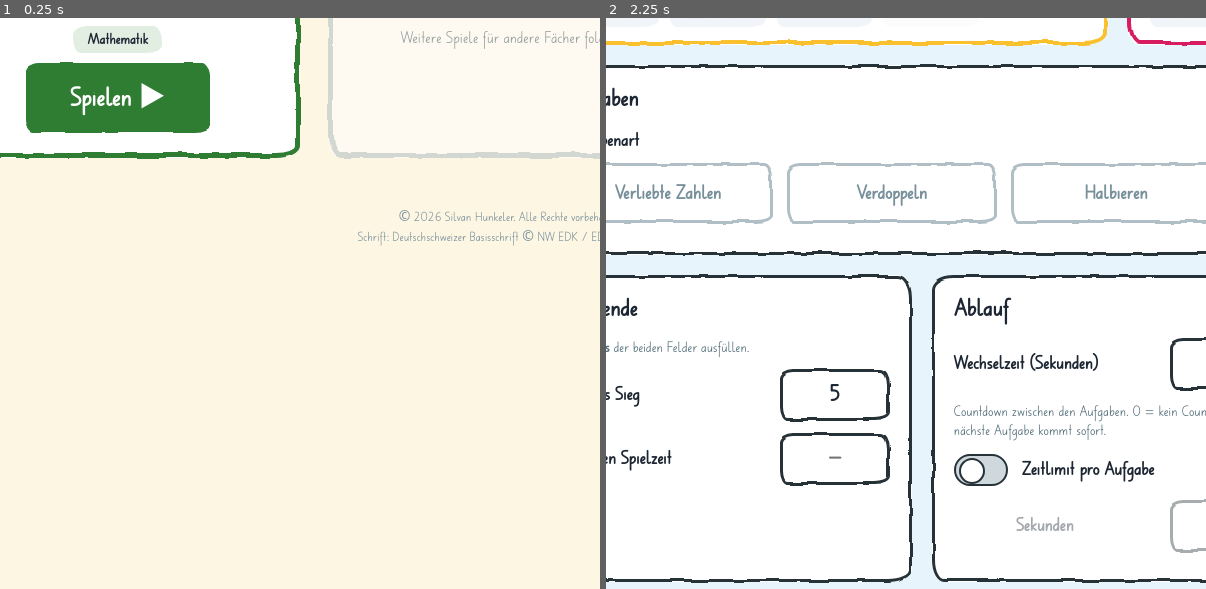
Above: before the commit, frames 1-2 (left to right).
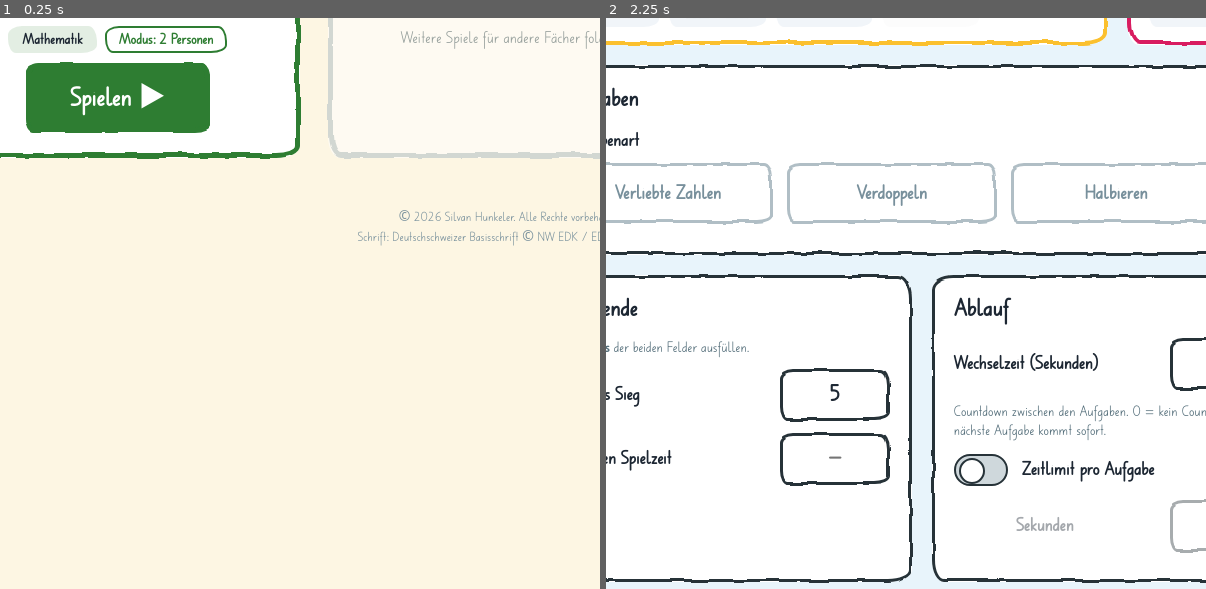
Above: after the commit, the same moments.

Repository: GitSile/frau-bopparts-tafelspiele
Game: browser game, page index.html
Same seed, same stepped clock (60 frames per second), same inputs: the game is played once before the commit and once after it.
Inputs:
- Up to frame 1 (0.25 s): no input
- Up to frame 2 (2.25 s): click "Mathe-Fussball Mathematik Spi…" (after the commit: "Mathe-Fussball Mathematik Mod…") at 2.02 s
The pictures show only the part of the screen within x 7-57%, y 39-89%; the shares and areas given below are measured in that part.

The runs differ from the first frame. In frame 1, 1.2% of the frame differs, in the area x 1-38%, y 1-7%; in frame 2, nothing differs.

Commit message:
Startseite: Hinweis-Kachel "Modus: 2 Personen" bei Mathe-Fussball
Co-Authored-By: Claude Opus 5.5 <noreply@anthropic.com>

Diff:
--- a/index.html
+++ b/index.html
@@ -35,7 +35,9 @@
     .kachel-bild { width: 190px; height: 190px; display: grid; place-items: center; }
     .kachel-bild img { width: 100%; height: 100%; object-fit: contain; }
     .kachel h2 { margin: 10px 0 4px; font-size: 32px; font-weight: 900; color: var(--farbe, #1d2733); }
-    .fach { display: inline-block; padding: 4px 14px; border-radius: var(--wackel-klein); background: var(--farbe-hell, #eceff1); font-weight: 800; font-size: 16px; margin-bottom: 10px; }
+    .hinweise { display: flex; flex-wrap: wrap; justify-content: center; gap: 8px; margin-bottom: 10px; }
+    .fach { display: inline-block; padding: 4px 14px; border-radius: var(--wackel-klein); background: var(--farbe-hell, #eceff1); font-weight: 800; font-size: 16px; }
+    .modus { background: #fff; border: 2px solid var(--farbe, #546e7a); color: var(--farbe, #546e7a); padding: 2px 12px; }
     .kachel p { margin: 0 0 18px; font-size: 18px; color: #455a64; line-height: 1.35; }
     .kachel .knopf { pointer-events: none; }
     .kachel.bald { opacity: .55; pointer-events: none; --filz-farbe: #b0bec5; }
@@ -72,6 +74,7 @@
       {
         name: 'Mathe-Fussball',
         fach: 'Mathematik',
+        modus: '2 Personen',   // Hinweis-Kachel unter dem Titel (leer lassen, wenn keiner)
         text: '',
         link: 'spiele/mathe-fussball/index.html',
         bild: 'spiele/mathe-fussball/bilder/figuren/loewe-jubel.png',
@@ -85,7 +88,10 @@
       <a class="kachel filz" href="${esc(s.link)}" style="--farbe:${s.farbe}; --farbe-hell:${s.farbe}22">
         <div class="kachel-bild"><img src="${esc(s.bild)}" alt=""></div>
         <h2>${esc(s.name)}</h2>
-        <span class="fach">${esc(s.fach)}</span>
+        <div class="hinweise">
+          <span class="fach">${esc(s.fach)}</span>
+          ${s.modus ? `<span class="fach modus">Modus: ${esc(s.modus)}</span>` : ''}
+        </div>
         ${s.text ? `<p>${esc(s.text)}</p>` : ''}
         <span class="knopf gross filz">Spielen ▶</span>
       </a>`).join('') + `
